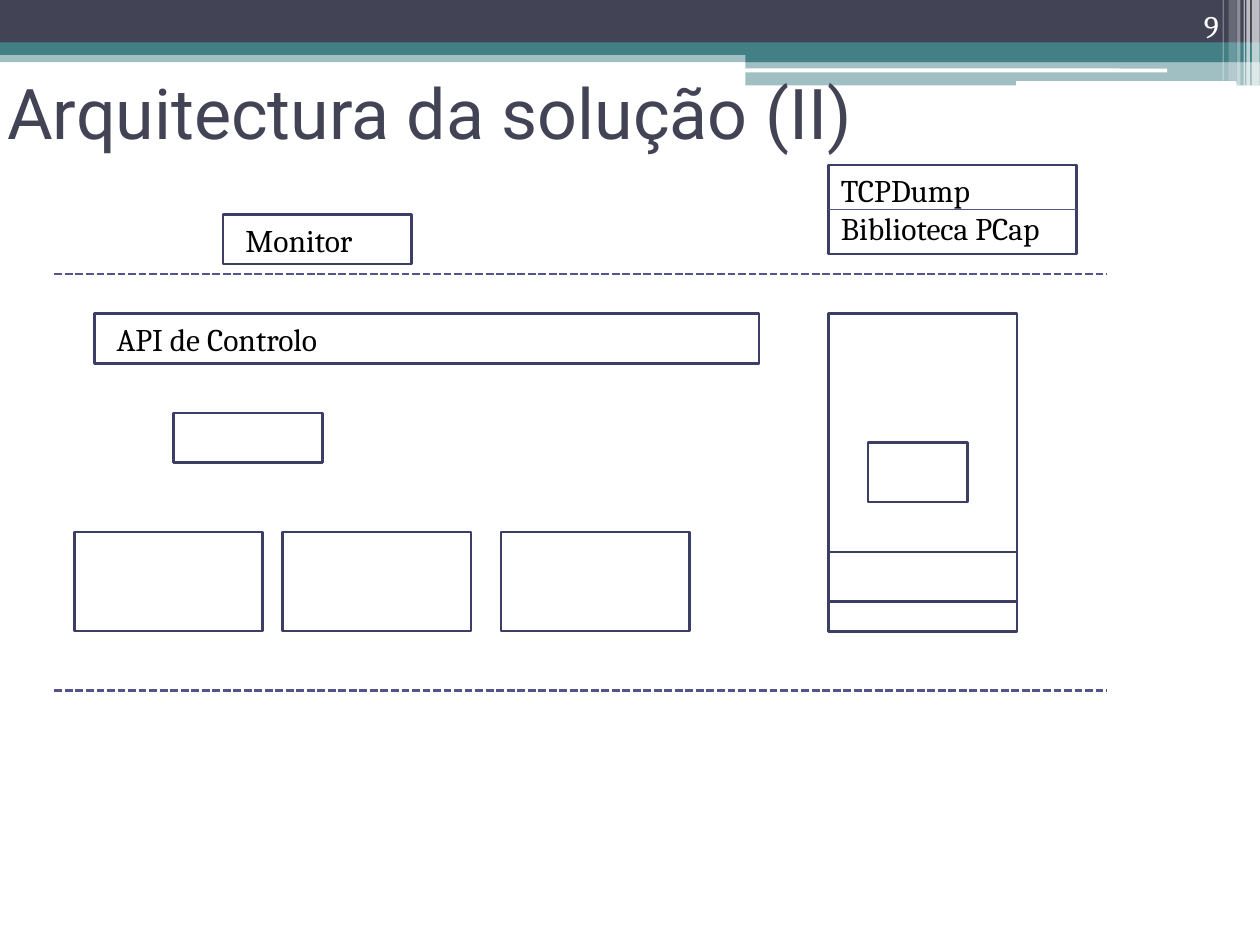
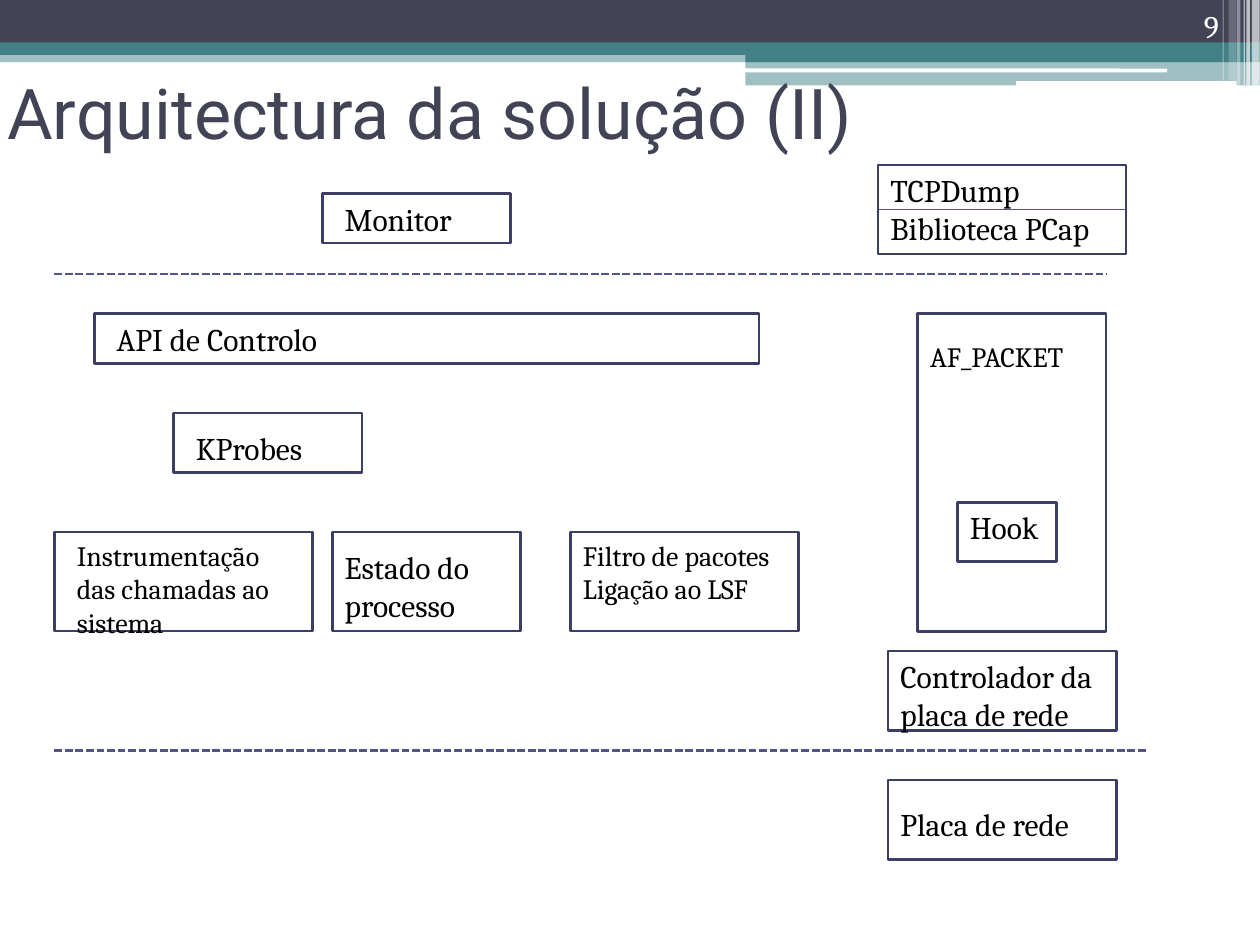
Before and after one commit to nunogmartins/cap_dissertation, a slide deck: slide 9 of doc/apresentacao_dissertacao.pptx. Drawn at 1260x945 pixels with LibreOffice and Linux fonts; fonts in the diff are those of the drawing. Boxes give left, top, right and bottom in pixels: in the first picture for what was removed or moved away, otherwise in the second. Text is boxed around its words. In the diff, an @@ line names an element or a change of style, - is before the commit and + after.

Commit message:
mais caixinhas e textos

```diff
--- a/doc/apresentacao_dissertacao.pptx
+++ b/doc/apresentacao_dissertacao.pptx
@@ rectangle: place and size @@
-rectangle at bbox=[223, 214, 412, 263]
+rectangle at bbox=[323, 193, 512, 242]
@@ text "Monitor": place and size @@
-text "Monitor" at bbox=[245, 231, 352, 253]
+text "Monitor" at bbox=[345, 210, 452, 232]
@@ 2 rectangles, 1 text, 1 line: place and size @@
-2 rectangles, 1 text, 1 line at bbox=[282, 165, 1076, 631]
+2 rectangles, 1 text, 1 line at bbox=[333, 165, 1126, 631]
@@ rectangle: place and size @@
-rectangle at bbox=[828, 314, 1017, 631]
+rectangle at bbox=[917, 314, 1106, 631]
@@ text added at bbox=[930, 348, 1063, 370], 16 pt, text #000000 @@
+AF_PACKET
@@ rectangle: place and size @@
-rectangle at bbox=[174, 413, 323, 462]
+rectangle at bbox=[174, 413, 363, 472]
@@ text added at bbox=[196, 438, 302, 461], 18 pt, text #000000 @@
+KProbes
@@ rectangle: place and size @@
-rectangle at bbox=[868, 442, 968, 501]
+rectangle at bbox=[958, 503, 1057, 562]
@@ rectangle: place and size @@
-rectangle at bbox=[74, 532, 263, 631]
+rectangle at bbox=[54, 532, 312, 631]
@@ rectangle: place and size @@
-rectangle at bbox=[501, 532, 690, 631]
+rectangle at bbox=[571, 532, 799, 631]
@@ text added at bbox=[970, 517, 1039, 540], 18 pt, text #000000 @@
+Hook
@@ text added at bbox=[77, 547, 269, 634], 16 pt, text #000000 @@
+Instrumentação das chamadas ao sistema
@@ text added at bbox=[345, 557, 469, 624], 18 pt, text #000000 @@
+Estado do
+processo
@@ text added at bbox=[583, 546, 770, 605], 16 pt, text #000000 @@
+Filtro de pacotes
+Ligação ao LSF
@@ rectangle: place and size @@
-rectangle at bbox=[828, 552, 1017, 601]
+rectangle at bbox=[888, 651, 1116, 731]
@@ text added at bbox=[900, 666, 1092, 733], 18 pt, text #000000 @@
+Controlador da placa de rede
@@ line moved from (54, 690) - (1106, 690) to (54, 750) - (1145, 750) @@
@@ rectangle added at bbox=[888, 780, 1116, 859], outline #3D3E66 1.5 pt @@
@@ text added at bbox=[900, 814, 1069, 837], 18 pt, text #000000 @@
+Placa de rede
```
